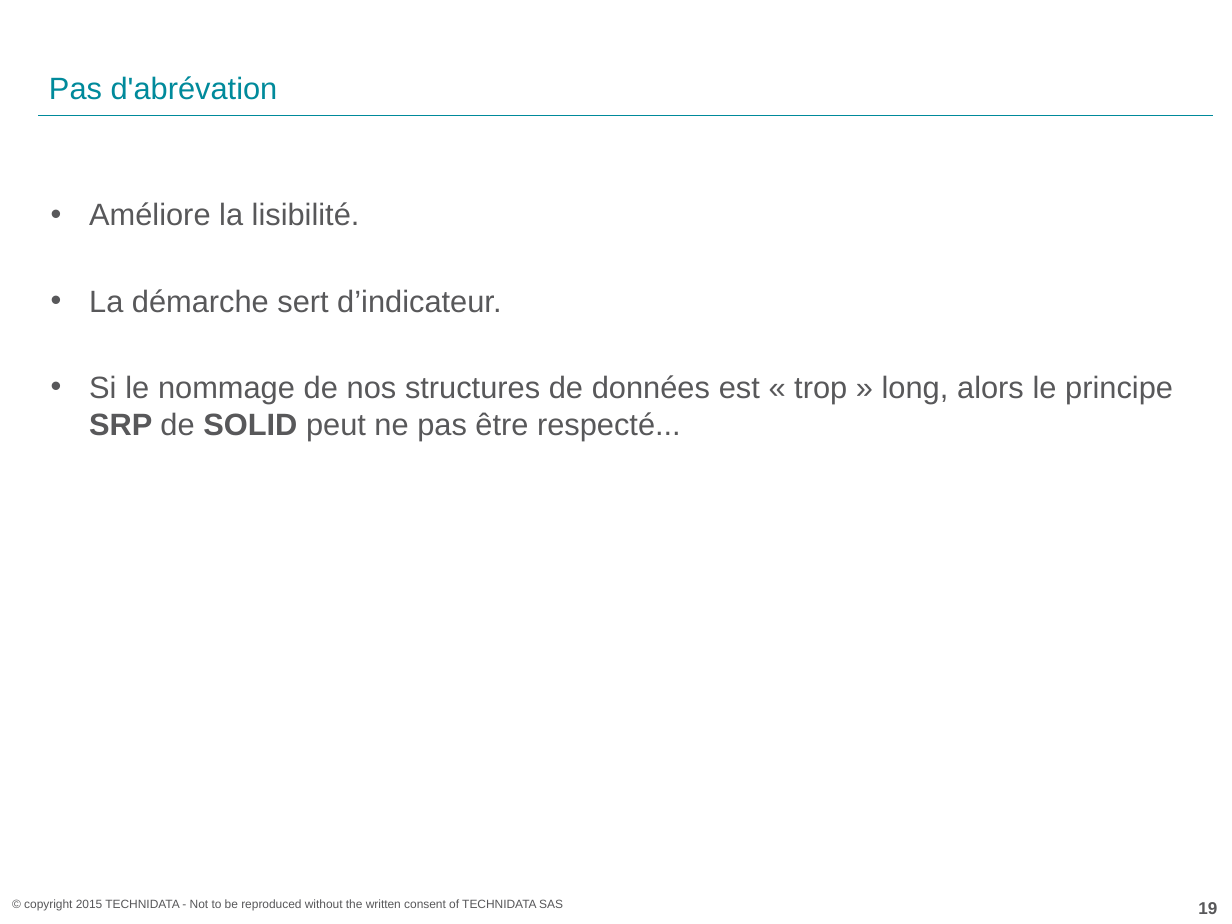
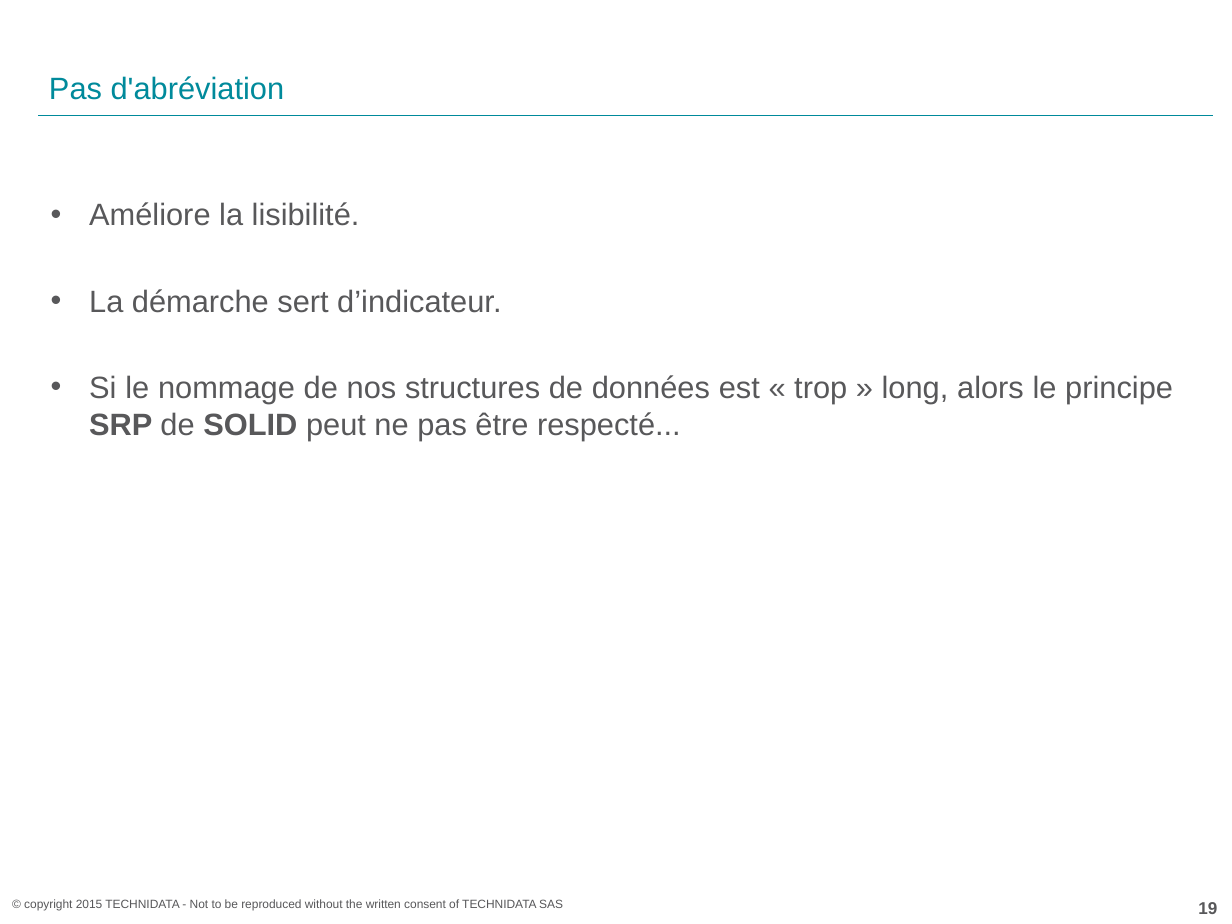
Before and after one commit to acoudene/ObjectCalisthenics, a slide deck: slide 19 of ObjectCalisthenics.pptx. Drawn at 1232x924 pixels with LibreOffice and Linux fonts; fonts in the diff are those of the drawing; background and template pictures are left out. Boxes give left, top, right and bottom in pixels: in the first picture for what was removed or moved away, otherwise in the second. Text is boxed around its words. In the diff, an @@ line names an element or a change of style, - is before the commit and + after.

```diff
--- a/ObjectCalisthenics.pptx
+++ b/ObjectCalisthenics.pptx
@@ title at <box>49,76,285,100</box>: text changed @@
-Pas d'abrévation
+Pas d'abréviation
```
Also in this commit, not shown: 2 other slides changed.
